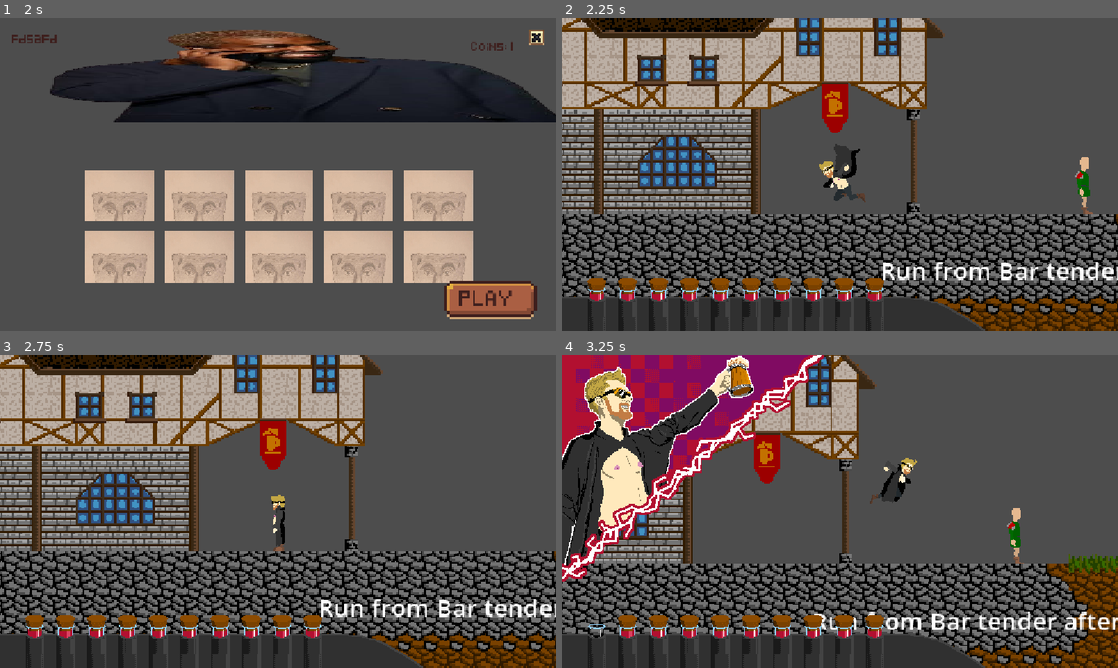
Above: before the commit, frames 1-4 (two rows, left to right).
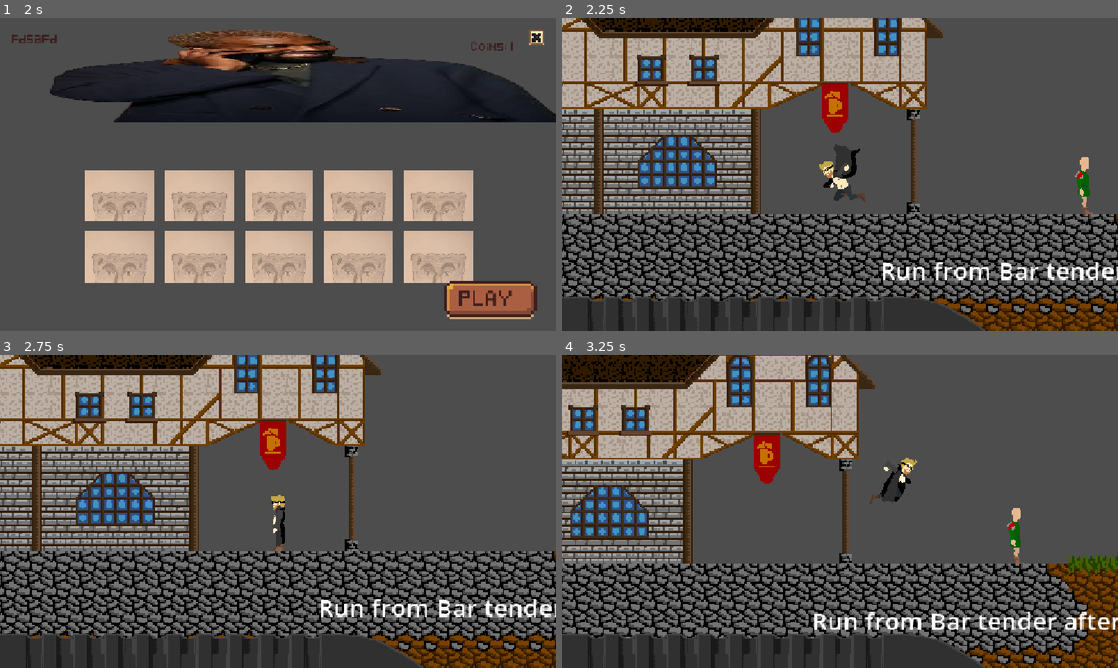
Above: after the commit, the same moments.

Repository: Cafle/craftpix-gamejam
Game: Godot game, scene res://Scenes/UI/Title.tscn
Two runs of this game, one before a commit and one after it. Both use one fixed random seed, a clock stepped at 60 frames per second and the inputs below.
Inputs (mouse positions are in pixels of both pictures, inside the frame that each line leads up to):
- Up to frame 1 (2 s): click "Commence" at 0.5 s; click "1" at 1.25 s
- Up to frame 2 (2.25 s): click "PLAY" at 2 s
- Up to frame 3 (2.75 s): no input
- Up to frame 4 (3.25 s): move the mouse to (962, 495) at 2.77 s; hold Right (ui_right) from 2.78 s (still down); hold F from 2.78 s (still down); click (962, 495) at 2.92 s; tap Up (ui_up) at 3.02 s

Frame 1 is identical in both runs. In frame 2, 2.0% of the frame differs, in the area x 4-58%, y 83-91%; in frame 3, 2.0%; in frame 4, 20%, in the area x 0-58%, y 0-91%.

Commit message:
poitoins dont stay on freio

Diff:
--- a/Scripts/Global/Inventory.gd
+++ b/Scripts/Global/Inventory.gd
@@ -1,6 +1,7 @@
 extends Node
 
 @onready var potions : Array[potionData]
+@onready var ogpotions : Array[potionData]
 
 signal potion_drunk()
 
@@ -13,6 +14,7 @@
 func _ready() -> void:
 	items.resize(10)
 	potions.resize(10)
+	ogpotions.resize(10)
 
 
 
@@ -25,29 +27,42 @@
 		held = false
 
 func _activateHotbar(root : CanvasLayer) -> void:
+	potions = ogpotions.duplicate()
+	print(ogpotions)
 	photbar = root
 	vial = root.get_child(1)
 	items[0] = vial
-	for i in range (0, 9):
-		print("uo")
-		items[i + 1] = vial.duplicate()
-		root.add_child(items[i + 1])
-		items[i + 1].position.x += 64 * (i + 1)
+	var count = 0
+	for i in range (0,9):
+		if potions[i] == null:
+			break
+		count+=1
+
+
+	for i in range (0, count):
+		items[i] = vial.duplicate()
+		root.add_child(items[i])
+		items[i].position.x += 64 * (i)
 
 		#64 pixels apart
+	vial.free()
 
 func _add(pot : potionData) -> void:
+	print("begore ",potions)
 	print("addoing ", pot.name)
 	for i in range (9):
-		potions[9-i] = potions[8 - i]
-		potions[0] = pot
+		ogpotions[9-i] = ogpotions[8 - i]
+
+	ogpotions[0] = pot
+	print("afgter ",potions)
 
 func _drink() -> void:
-	potion_drunk.emit()
-	var bot = items[0]
-	var temp = potions[0]
-	for i in range (9):
-		potions[i] = potions[i + 1]
-		items[i] = items[i + 1]
+	if potions[0] is potionData:
+		potion_drunk.emit()
+		var bot = items[0]
+		var temp = potions[0]
+		for i in range (9):
+			potions[i] = potions[i + 1]
+			items[i] = items[i + 1]
 
-	potions[9] = null
+		potions[9] = null
